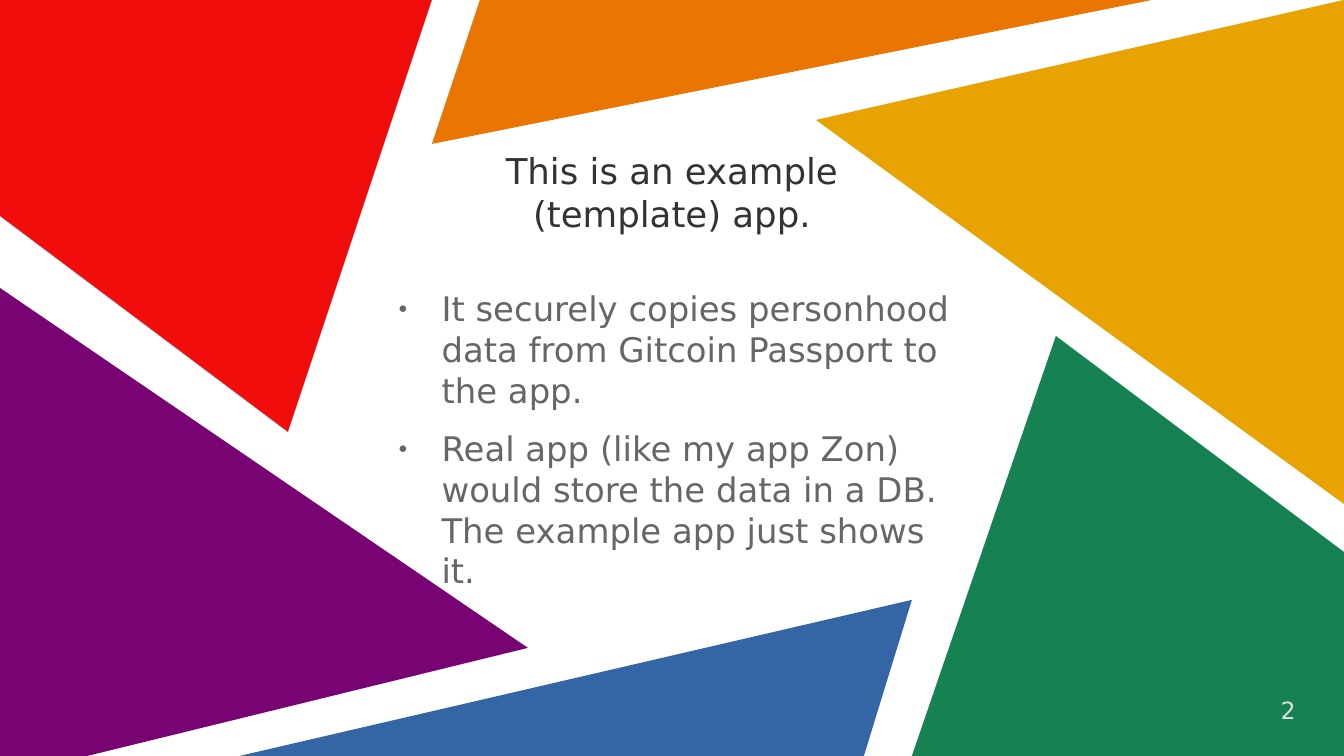
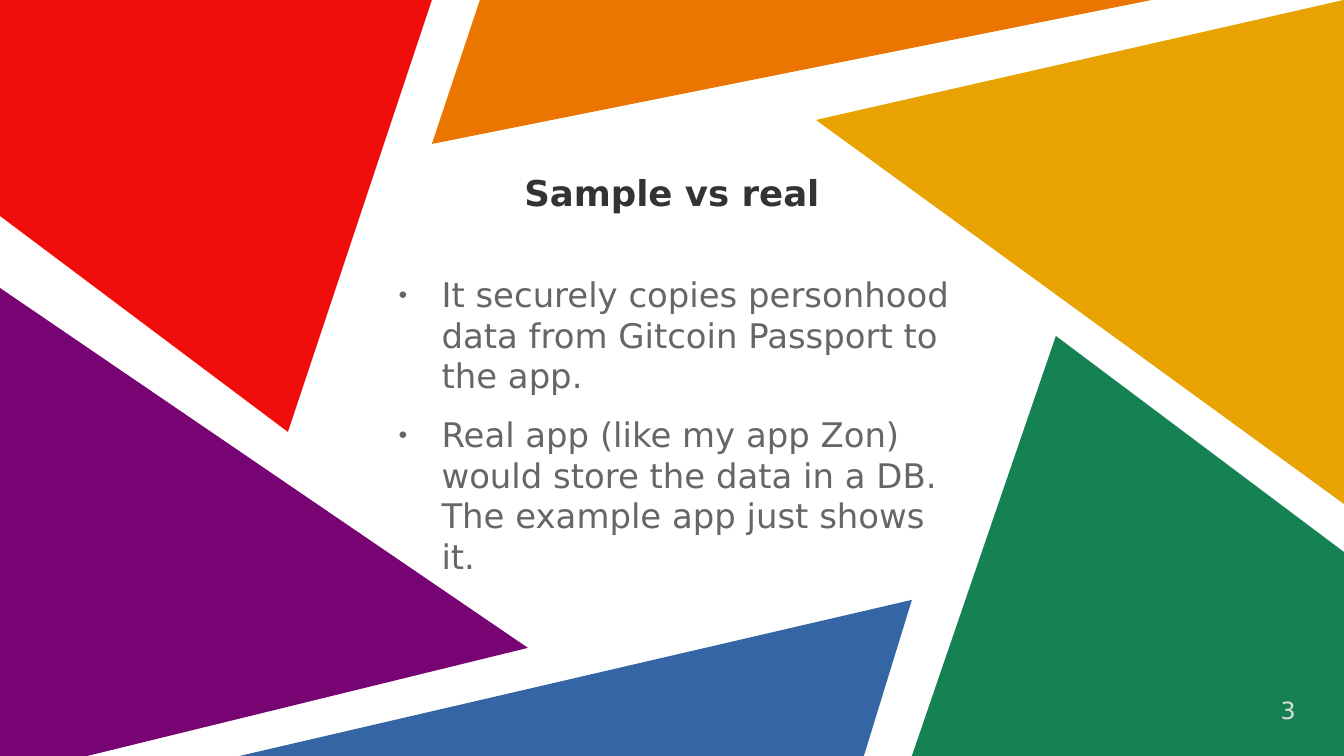
Before and after one commit to vporton/ic-eth-starter, a slide deck: slide 3 of docs/presentation.odp (slide 2 before the commit). Drawn at 1344x756 pixels with LibreOffice and Linux fonts; fonts in the diff are those of the drawing. Boxes give left, top, right and bottom in pixels: in the first picture for what was removed or moved away, otherwise in the second. Text is boxed around its words. In the diff, an @@ line names an element or a change of style, - is before the commit and + after.

```diff
--- a/docs/presentation.odp
+++ b/docs/presentation.odp
@@ title at (524,179,820,213): text changed; bold on @@
-This is an example
-(template) app.
+Sample vs real
@@ text "It securely copies personhood data ..." rewrapped from (442,295,949,590) to (442,281,949,569) @@
@@ page number at (1281,701,1296,720): text changed @@
-2
+3
```
Also in this commit, not shown: 1 other slide changed, 9 slides added, 1 slide removed.
